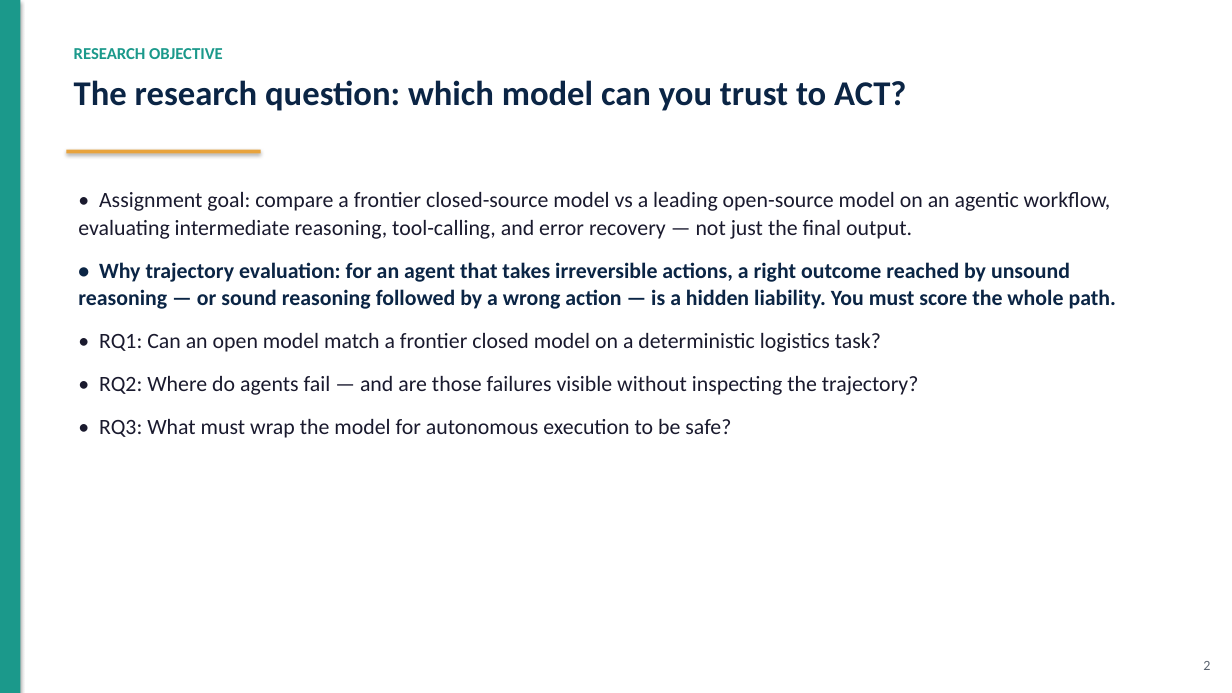
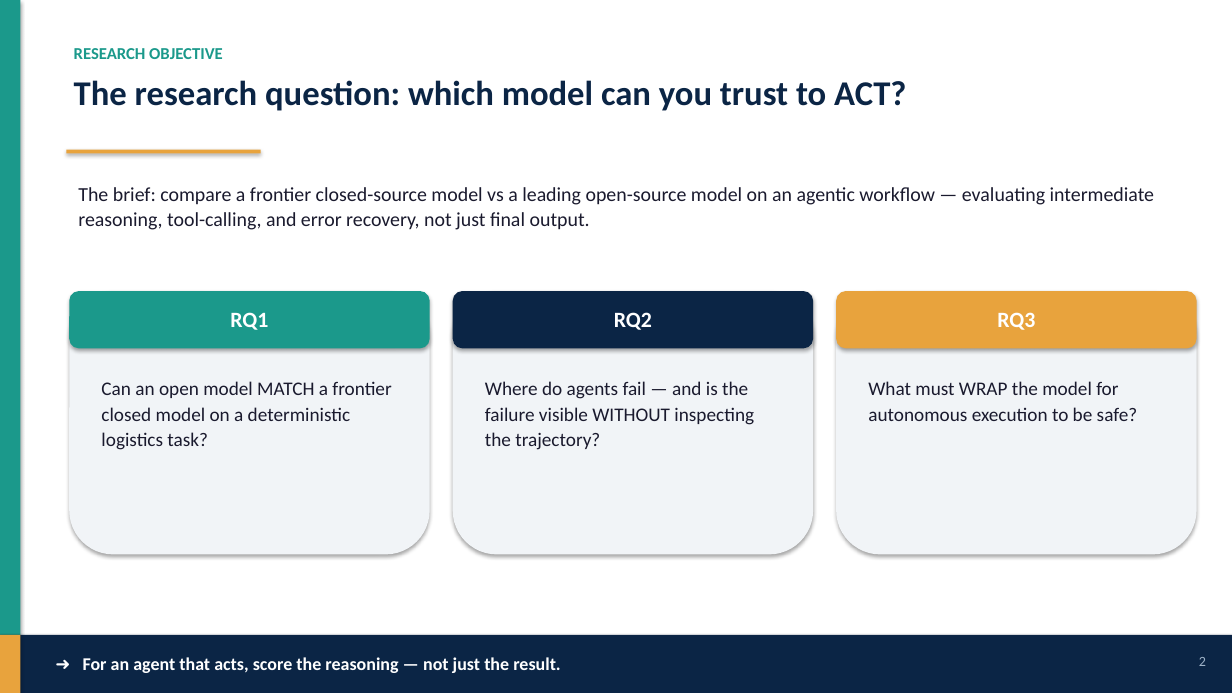
Before and after one commit to San7122/triluxo-carrier-rerouting, a slide deck: slide 3 of docs/deck.pptx. Drawn at 1232x693 pixels with LibreOffice and Linux fonts; fonts in the diff are those of the drawing. Boxes give left, top, right and bottom in pixels: in the first picture for what was removed or moved away, otherwise in the second. Text is boxed around its words. In the diff, an @@ line names an element or a change of style, - is before the commit and + after.

Commit message:
Elevate deck to executive quality: storytelling, visuals, narrative spine
No repository facts changed — only clarity, flow, and visual design:
- Slide 2 (Problem): add a hero "14–40h" cost-of-delay stat + tighter copy.
- Slide 3 (Objective): replace dense bullets with three scannable RQ cards.
- Slide 6 (Trajectory eval, the core insight): rebuilt as a visual
  "WHAT IT REASONED ✓  ➜  WHAT IT DID ✕" contrast for the 8B safety violation.
- Add full-width "➜ takeaway" bars to the argument-build slides (2,3,4,6,7)
  so each beat lands one crisp 'so what'; payoff slides keep in-body conclusions.
- Verified: no shape collisions with the new bars; all figures still match
  eval/results.json; 14 slides.

```diff
--- a/docs/deck.pptx
+++ b/docs/deck.pptx
@@ text removed at box(78, 192, 1116, 438) @@
-• Assignment goal: compare a frontier closed-source model vs a leading open-source model on an agentic workflow, evaluating intermediate reasoning, tool-calling, and error recovery — not just the final output.
-• Why trajectory evaluation: for an agent that takes irreversible actions, a right outcome reached by unsound reasoning — or sound reasoning followed by a wrong action — is a hidden liability. You must score the whole path.
-• RQ1: Can an open model match a frontier closed model on a deterministic logistics task?
-• RQ2: Where do agents fail — and are those failures visible without inspecting the trajectory?
-• RQ3: What must wrap the model for autonomous execution to be safe?
@@ text added at box(78, 187, 1155, 230), 15.5 pt, text #1A1A2E @@
+The brief: compare a frontier closed-source model vs a leading open-source model on an agentic workflow — evaluating intermediate reasoning, tool-calling, and error recovery, not just final output.
@@ rounded rectangle added at box(69, 291, 430, 555), fill #F1F4F7 @@
@@ rounded rectangle added at box(69, 291, 430, 348), fill #1B998B @@
@@ rounded rectangle added at box(453, 291, 813, 555), fill #F1F4F7 @@
@@ rounded rectangle added at box(453, 291, 813, 348), fill #0B2545 @@
@@ rounded rectangle added at box(836, 291, 1197, 555), fill #F1F4F7 @@
@@ rounded rectangle added at box(836, 291, 1197, 348), fill #E8A33D @@
@@ text added at box(230, 312, 268, 330), 17 pt, text #FFFFFF, bold @@
+RQ1
@@ text added at box(614, 312, 652, 330), 17 pt, text #FFFFFF, bold @@
+RQ2
@@ text added at box(997, 312, 1035, 330), 17 pt, text #FFFFFF, bold @@
+RQ3
@@ text added at box(101, 381, 391, 450), 15 pt, text #1A1A2E @@
+Can an open model MATCH a frontier closed model on a deterministic logistics task?
@@ text added at box(485, 381, 754, 450), 15 pt, text #1A1A2E @@
+Where do agents fail — and is the failure visible WITHOUT inspecting the trajectory?
@@ text added at box(868, 381, 1138, 421), 15 pt, text #1A1A2E @@
+What must WRAP the model for autonomous execution to be safe?
@@ rectangle added at box(0, 635, 1232, 693), fill #0B2545 @@
@@ rectangle added at box(0, 635, 20, 693), fill #E8A33D @@
@@ text added at box(83, 657, 561, 673), 14 pt, text #FFFFFF, bold @@
+➜ For an agent that acts, score the reasoning — not just the result.
@@ text "2" at box(1199, 657, 1206, 666): text colour #5B6470 to #9FB3C8; vertical alignment top to middle @@
```
Also in this commit, not shown: 4 other slides changed, 1 other file.
